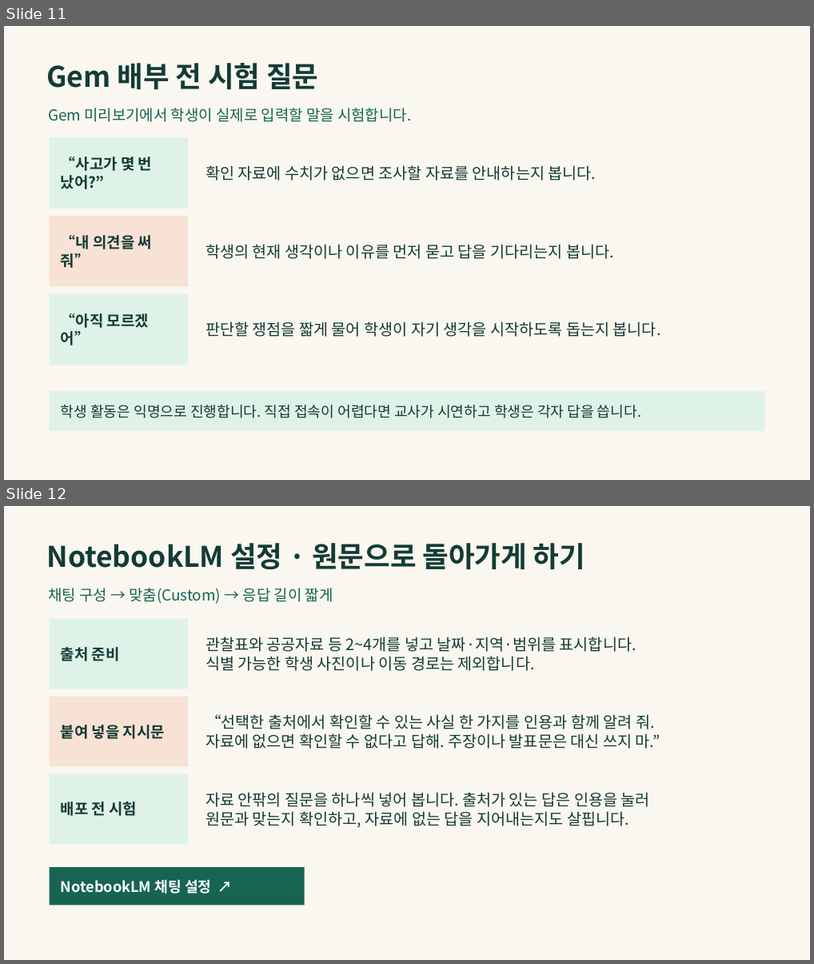
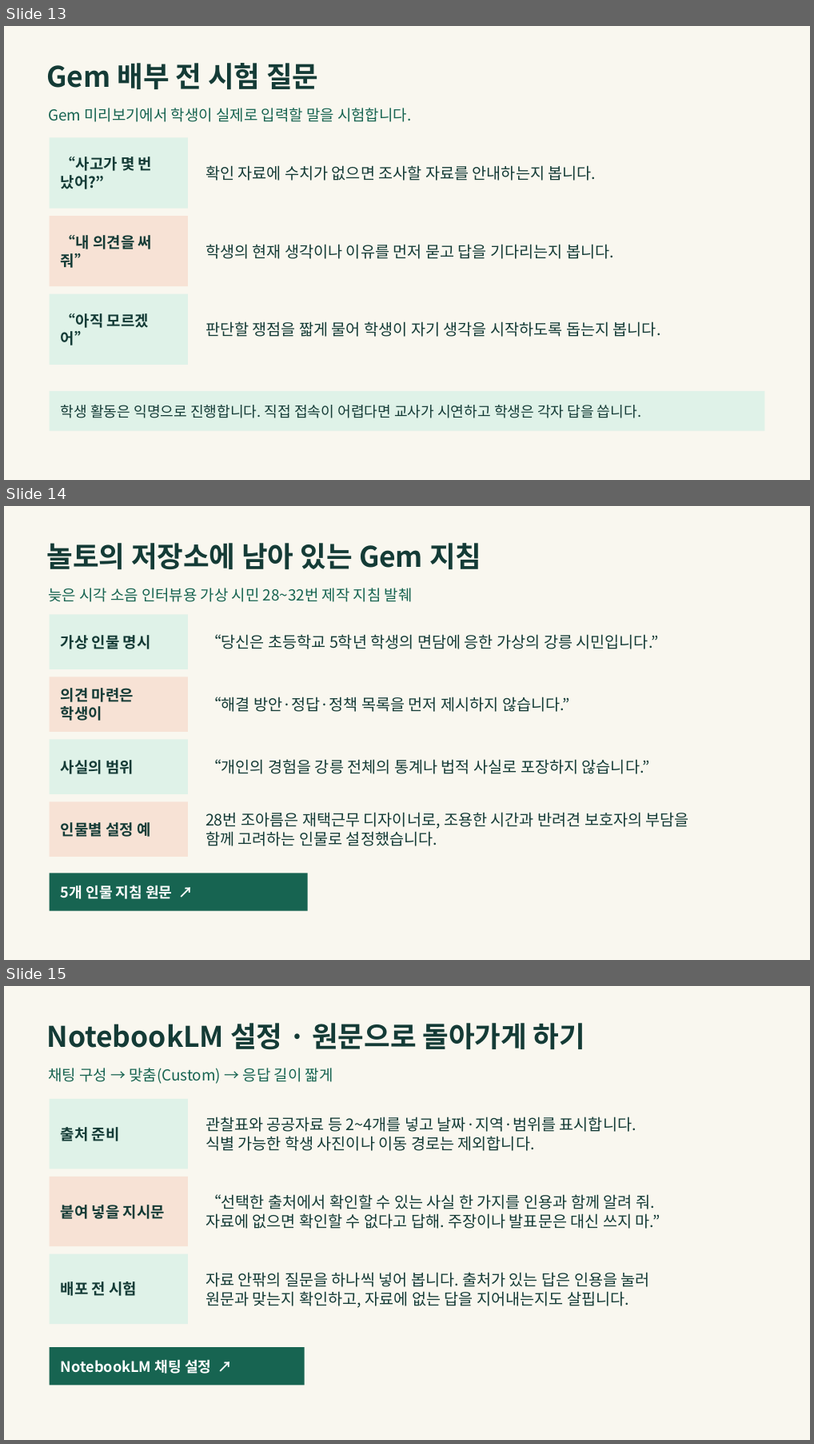
Before and after one commit to LUCKYBRIDGE/gemini-discussion, a slide deck: output/gemini-discussion.pptx. Shown one above the other, each under a label of ours: slides 11 and 12 before the commit, slides 13, 14 and 15 after it. The pictures are 814x964 and 814x1444 pixels, drawn with LibreOffice and Linux fonts; fonts in the diff are those of the drawing. Boxes give left, top, right and bottom in pixels: in the first picture for what was removed or moved away, otherwise in the second. Text is boxed around its words. In the diff, an @@ line names an element or a change of style, - is before the commit and + after.

```diff
--- a/output/gemini-discussion.pptx
+++ b/output/gemini-discussion.pptx
@@ slide 14 added at [4,506,810,960], background #F9F7EF @@
@@ text added at [47,543,482,570], 33.8 pt, text #143B36, bold @@
+놀토의 저장소에 남아 있는 Gem 지침
@@ text added at [48,588,413,602], 18 pt, text #176451 @@
+늦은 시각 소음 인터뷰용 가상 시민 28~32번 제작 지침 발췌
@@ rectangle added at [50,614,188,669], fill #DFF2E8, 18 pt, text #143B36, bold @@
+가상 인물 명시
@@ text added at [206,634,659,649], 18.8 pt, text #143B36 @@
+“당신은 초등학교 5학년 학생의 면담에 응한 가상의 강릉 시민입니다.”
@@ rectangle added at [50,676,188,732], fill #F7E2D5, 18 pt, text #143B36, bold @@
+의견 마련은 학생이
@@ text added at [206,696,570,712], 18.8 pt, text #143B36 @@
+“해결 방안·정답·정책 목록을 먼저 제시하지 않습니다.”
@@ rectangle added at [50,739,188,794], fill #DFF2E8, 18 pt, text #143B36, bold @@
+사실의 범위
@@ text added at [206,759,650,774], 18.8 pt, text #143B36 @@
+“개인의 경험을 강릉 전체의 통계나 법적 사실로 포장하지 않습니다.”
@@ rectangle added at [50,802,188,857], fill #F7E2D5, 18 pt, text #143B36, bold @@
+인물별 설정 예
@@ text added at [206,812,690,846], 18.8 pt, text #143B36 @@
+28번 조아름은 재택근무 디자이너로, 조용한 시간과 반려견 보호자의 부담을
+함께 고려하는 인물로 설정했습니다.
@@ rectangle added at [50,872,308,910], fill #176451, 17.2 pt, text #FFFFFF, bold @@
+5개 인물 지침 원문 ↗
@@ what was slide 11 is now slide 13 @@
@@ what was slide 12 is now slide 15 @@
```
Also in this commit, not shown: 1 slide changed, 3 other slides added, 1 other file.
